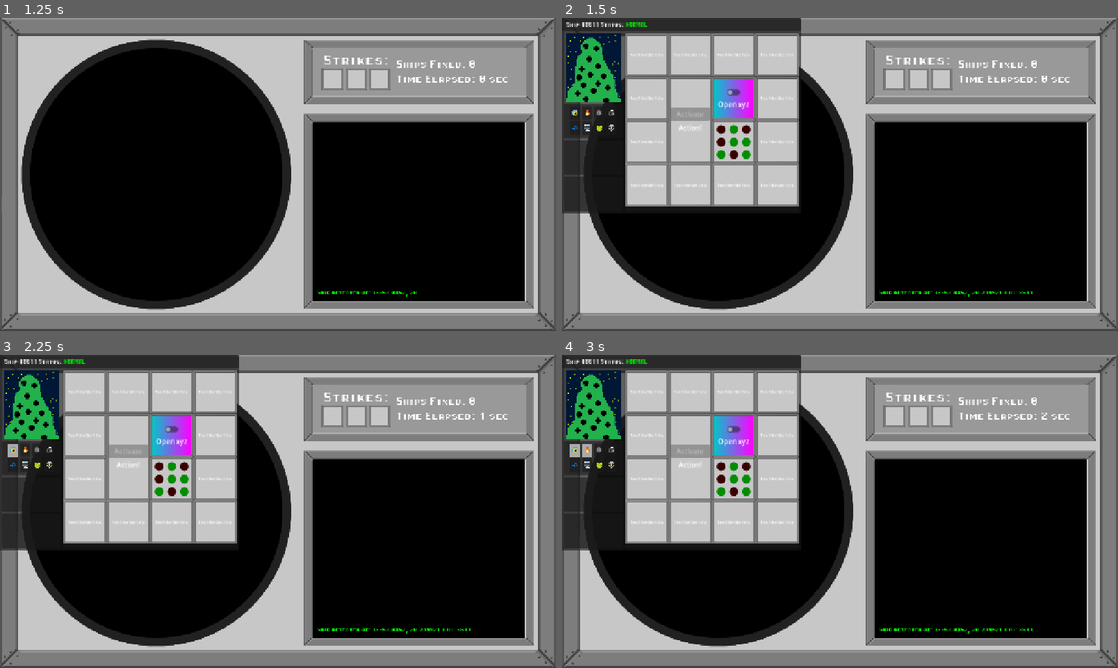
Above: before the commit, frames 1-4 (two rows, left to right).
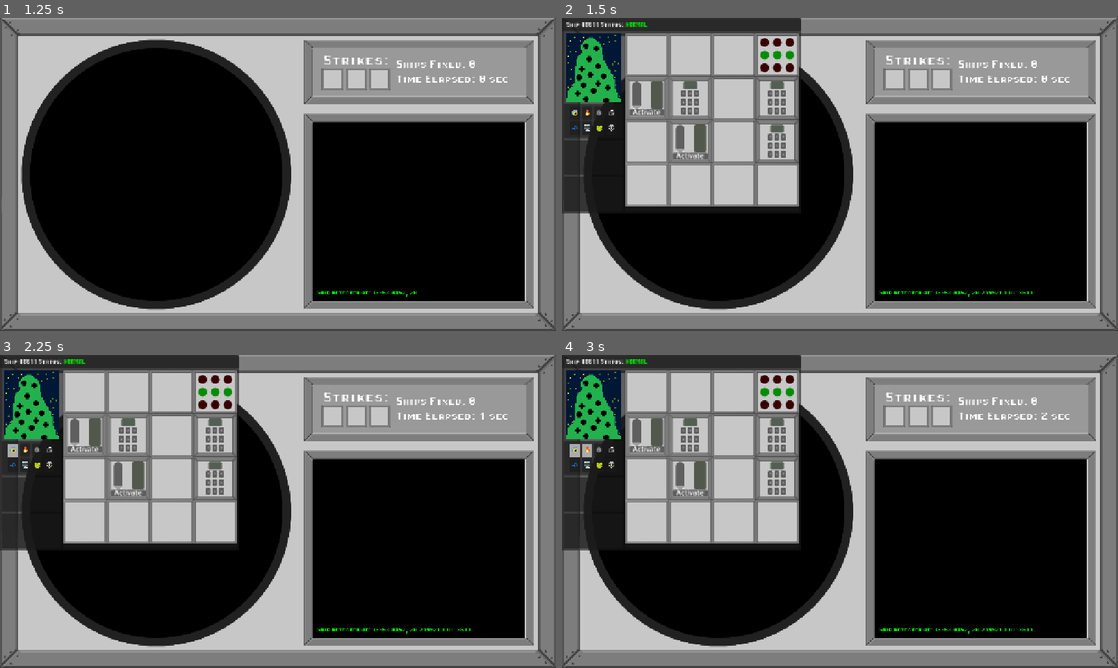
Above: after the commit, the same moments.

Repository: MisterIXI/godot-wildjam-98
Game: Godot game, scene res://scenes/menu/main_menu.tscn
Two runs of this game, one before a commit and one after it. Both use one fixed random seed, a clock stepped at 60 frames per second and the inputs below. Sound files missing from this copy of the repository are replaced by a short silence.
Inputs (mouse positions are in pixels of both pictures, inside the frame that each line leads up to):
- Up to frame 1 (1.25 s): click "Start" at 0.5 s
- Up to frame 2 (1.5 s): tap Enter at 1.25 s; drag from (567, 205) to (895, 105) at 1.27 s
- Up to frame 3 (2.25 s): click "😰" at 2 s
- Up to frame 4 (3 s): click "🔥" at 2.75 s

Frame 1 is identical in both runs. In frame 2, 4.5% of the frame differs, in the area x 11-43%, y 6-54%; in frame 3, 4.5%; in frame 4, 4.5%.

Commit message:
better slots and

Diff:
--- /dev/null
+++ b/space-ship-support/resources/filler_slot.tres
@@ -0,0 +1,10 @@
+[gd_resource type="Resource" script_class="ModuleData" format=3 uid="uid://ql25dno3f1em"]
+
+[ext_resource type="Script" uid="uid://bouy1x6lj0101" path="res://scenes/ship_spawner/module_data.gd" id="1_5lc3y"]
+
+[resource]
+script = ExtResource("1_5lc3y")
+target_scene_path = "uid://cavgqpcqwtf8k"
+module_type = 1
+debug_color = Color(0.47107458, 0.4262303, 0.41897967, 1)
+metadata/_custom_type_script = "uid://bouy1x6lj0101"
--- a/space-ship-support/resources/no_slot.tres
+++ b/space-ship-support/resources/no_slot.tres
@@ -4,5 +4,6 @@
 
 [resource]
 script = ExtResource("1_rby48")
+target_scene_path = "uid://cavgqpcqwtf8k"
 debug_color = Color(0.47107458, 0.4262303, 0.41897967, 1)
 metadata/_custom_type_script = "uid://bouy1x6lj0101"
--- a/space-ship-support/resources/puzzle4b.tres
+++ b/space-ship-support/resources/puzzle4b.tres
@@ -13,7 +13,7 @@
 ExtResource("3_bb7sp"): Vector2i(1, -1),
 ExtResource("4_iobi1"): Vector2i(-1, 1)
 })
-puzzle_name = "Puzzle 4a"
+puzzle_name = "Puzzle 4b"
 analysis_code = Array[String](["1", "1", "0", "1", "1", "0", "1", "1", "1"])
 module_name_interaction_sequence = Array[String](["FKM", "FTM"])
 metadata/_custom_type_script = "uid://bqflxpuoyu2uc"
--- a/space-ship-support/scenes/game/game.tscn
+++ b/space-ship-support/scenes/game/game.tscn
@@ -10,9 +10,17 @@
 [ext_resource type="PackedScene" uid="uid://3rua33h6ar0t" path="res://scenes/menu/game_over.tscn" id="8_87uf6"]
 [ext_resource type="Script" uid="uid://dc3mh3v1d4l2x" path="res://scenes/ship_spawner/ship_layout_generator.gd" id="9_2a8rs"]
 [ext_resource type="Script" uid="uid://bqflxpuoyu2uc" path="res://scenes/ship_spawner/puzzle_config_data.gd" id="10_vaxfo"]
-[ext_resource type="Resource" uid="uid://bo1m5stq58h8u" path="res://resources/puzzle_old.tres" id="11_ftsea"]
+[ext_resource type="Resource" uid="uid://il2tlycqjef1" path="res://resources/puzzle2.tres" id="11_10c2w"]
 [ext_resource type="Script" uid="uid://bouy1x6lj0101" path="res://scenes/ship_spawner/module_data.gd" id="12_otnwt"]
-[ext_resource type="Resource" uid="uid://isxtfa6m1xiu" path="res://resources/testing/test_filler_slot_1.tres" id="13_3xj4h"]
+[ext_resource type="Resource" uid="uid://cyh75jmpwyvv8" path="res://resources/puzzle2b.tres" id="12_pg2xm"]
+[ext_resource type="Resource" uid="uid://dj7ef4uv4uaew" path="res://resources/puzzle2c.tres" id="13_gc57s"]
+[ext_resource type="Resource" uid="uid://dad70sqw2x55a" path="res://resources/puzzle3.tres" id="14_8b66f"]
+[ext_resource type="Resource" uid="uid://b2uhvdfw3d2q" path="res://resources/puzzle3a.tres" id="15_3jaai"]
+[ext_resource type="Resource" uid="uid://c55t0gcdftew3" path="res://resources/puzzle4a.tres" id="16_1iff4"]
+[ext_resource type="Resource" uid="uid://begpficy2c2ik" path="res://resources/puzzle4b.tres" id="17_4vuph"]
+[ext_resource type="Resource" uid="uid://b58t417kgowt5" path="res://resources/fix_keypad_module.tres" id="20_gc57s"]
+[ext_resource type="Resource" uid="uid://28ohrctoxtox" path="res://resources/fix_tank_module.tres" id="21_8b66f"]
+[ext_resource type="Resource" uid="uid://ql25dno3f1em" path="res://resources/filler_slot.tres" id="21_gc57s"]
 
 [sub_resource type="Gradient" id="Gradient_87uf6"]
 offsets = PackedFloat32Array(0)
@@ -78,5 +86,5 @@
 
 [node name="ShipLayoutGenerator" type="Node" parent="." unique_id=547313120]
 script = ExtResource("9_2a8rs")
-puzzle_configs = Array[ExtResource("10_vaxfo")]([ExtResource("11_ftsea")])
-available_fillers = Array[ExtResource("12_otnwt")]([ExtResource("13_3xj4h")])
+puzzle_configs = Array[ExtResource("10_vaxfo")]([ExtResource("11_10c2w"), ExtResource("12_pg2xm"), ExtResource("13_gc57s"), ExtResource("14_8b66f"), ExtResource("15_3jaai"), ExtResource("16_1iff4"), ExtResource("17_4vuph")])
+available_fillers = Array[ExtResource("12_otnwt")]([ExtResource("20_gc57s"), ExtResource("21_8b66f"), ExtResource("21_gc57s"), ExtResource("21_gc57s"), ExtResource("21_gc57s"), ExtResource("21_gc57s"), ExtResource("21_gc57s"), ExtResource("21_gc57s"), ExtResource("21_gc57s")])
--- /dev/null
+++ b/space-ship-support/scenes/modules/mod_empty.tscn
@@ -0,0 +1,72 @@
+[gd_scene format=3 uid="uid://cavgqpcqwtf8k"]
+
+[ext_resource type="Script" uid="uid://cwgwbai2enjni" path="res://scenes/modules/ship_module.gd" id="1_2fmct"]
+[ext_resource type="PackedScene" uid="uid://do8wwn65kyyyv" path="res://scenes/modules/module_base_background.tscn" id="2_5ani0"]
+[ext_resource type="Texture2D" uid="uid://ckbgs37itstca" path="res://assets/led_on.svg" id="3_5ep4f"]
+
+[node name="ModEmpty" type="Control" unique_id=67337367]
+layout_mode = 3
+anchors_preset = 0
+offset_right = 100.0
+offset_bottom = 100.0
+grow_horizontal = 2
+grow_vertical = 2
+script = ExtResource("1_2fmct")
+
+[node name="NinePatchRect" parent="." unique_id=209273869 instance=ExtResource("2_5ani0")]
+layout_mode = 1
+anchors_preset = 15
+anchor_right = 1.0
+anchor_bottom = 1.0
+offset_right = 0.0
+offset_bottom = 0.0
+grow_horizontal = 2
+grow_vertical = 2
+
+[node name="GridContainer" type="GridContainer" parent="." unique_id=598876412]
+visible = false
+layout_mode = 1
+anchors_preset = -1
+anchor_left = 0.085
+anchor_top = 0.085
+anchor_right = 0.915
+anchor_bottom = 0.915
+grow_horizontal = 2
+grow_vertical = 2
+columns = 3
+
+[node name="LedTR" type="TextureRect" parent="GridContainer" unique_id=835567206]
+layout_mode = 2
+texture = ExtResource("3_5ep4f")
+
+[node name="LedTR2" type="TextureRect" parent="GridContainer" unique_id=1271783352]
+layout_mode = 2
+texture = ExtResource("3_5ep4f")
+
+[node name="LedTR3" type="TextureRect" parent="GridContainer" unique_id=1992191940]
+layout_mode = 2
+texture = ExtResource("3_5ep4f")
+
+[node name="LedTR4" type="TextureRect" parent="GridContainer" unique_id=1932450905]
+layout_mode = 2
+texture = ExtResource("3_5ep4f")
+
+[node name="LedTR5" type="TextureRect" parent="GridContainer" unique_id=1666277405]
+layout_mode = 2
+texture = ExtResource("3_5ep4f")
+
+[node name="LedTR6" type="TextureRect" parent="GridContainer" unique_id=1711192881]
+layout_mode = 2
+texture = ExtResource("3_5ep4f")
+
+[node name="LedTR7" type="TextureRect" parent="GridContainer" unique_id=2070952415]
+layout_mode = 2
+texture = ExtResource("3_5ep4f")
+
+[node name="LedTR8" type="TextureRect" parent="GridContainer" unique_id=1798044619]
+layout_mode = 2
+texture = ExtResource("3_5ep4f")
+
+[node name="LedTR9" type="TextureRect" parent="GridContainer" unique_id=1545543192]
+layout_mode = 2
+texture = ExtResource("3_5ep4f")
--- /dev/null
+++ b/space-ship-support/scenes/modules/mod_filler.tscn
@@ -0,0 +1,70 @@
+[gd_scene format=3 uid="uid://cjk8tomoh5t2"]
+
+[ext_resource type="PackedScene" uid="uid://do8wwn65kyyyv" path="res://scenes/modules/module_base_background.tscn" id="1_60afr"]
+[ext_resource type="Texture2D" uid="uid://ckbgs37itstca" path="res://assets/led_on.svg" id="2_411kr"]
+
+[node name="ModEmpty" type="Control" unique_id=67337367]
+layout_mode = 3
+anchors_preset = 0
+offset_right = 100.0
+offset_bottom = 100.0
+grow_horizontal = 2
+grow_vertical = 2
+
+[node name="NinePatchRect" parent="." unique_id=209273869 instance=ExtResource("1_60afr")]
+layout_mode = 1
+anchors_preset = 15
+anchor_right = 1.0
+anchor_bottom = 1.0
+offset_right = 0.0
+offset_bottom = 0.0
+grow_horizontal = 2
+grow_vertical = 2
+
+[node name="GridContainer" type="GridContainer" parent="." unique_id=598876412]
+visible = false
+layout_mode = 1
+anchors_preset = -1
+anchor_left = 0.085
+anchor_top = 0.085
+anchor_right = 0.915
+anchor_bottom = 0.915
+grow_horizontal = 2
+grow_vertical = 2
+columns = 3
+
+[node name="LedTR" type="TextureRect" parent="GridContainer" unique_id=835567206]
+layout_mode = 2
+texture = ExtResource("2_411kr")
+
+[node name="LedTR2" type="TextureRect" parent="GridContainer" unique_id=1271783352]
+layout_mode = 2
+texture = ExtResource("2_411kr")
+
+[node name="LedTR3" type="TextureRect" parent="GridContainer" unique_id=1992191940]
+layout_mode = 2
+texture = ExtResource("2_411kr")
+
+[node name="LedTR4" type="TextureRect" parent="GridContainer" unique_id=1932450905]
+layout_mode = 2
+texture = ExtResource("2_411kr")
+
+[node name="LedTR5" type="TextureRect" parent="GridContainer" unique_id=1666277405]
+layout_mode = 2
+texture = ExtResource("2_411kr")
+
+[node name="LedTR6" type="TextureRect" parent="GridContainer" unique_id=1711192881]
+layout_mode = 2
+texture = ExtResource("2_411kr")
+
+[node name="LedTR7" type="TextureRect" parent="GridContainer" unique_id=2070952415]
+layout_mode = 2
+texture = ExtResource("2_411kr")
+
+[node name="LedTR8" type="TextureRect" parent="GridContainer" unique_id=1798044619]
+layout_mode = 2
+texture = ExtResource("2_411kr")
+
+[node name="LedTR9" type="TextureRect" parent="GridContainer" unique_id=1545543192]
+layout_mode = 2
+texture = ExtResource("2_411kr")
--- a/space-ship-support/scenes/modules/troubleshoot/mod_fix_tank.gd
+++ b/space-ship-support/scenes/modules/troubleshoot/mod_fix_tank.gd
@@ -38,8 +38,8 @@
 
 func _correkt():
 	print("Correkt")
-	module_used.emit(true)
+	use_module(true)
 
 func _wrong():
 	print("Wrong")
-	module_used.emit(false)
+	use_module(false)
